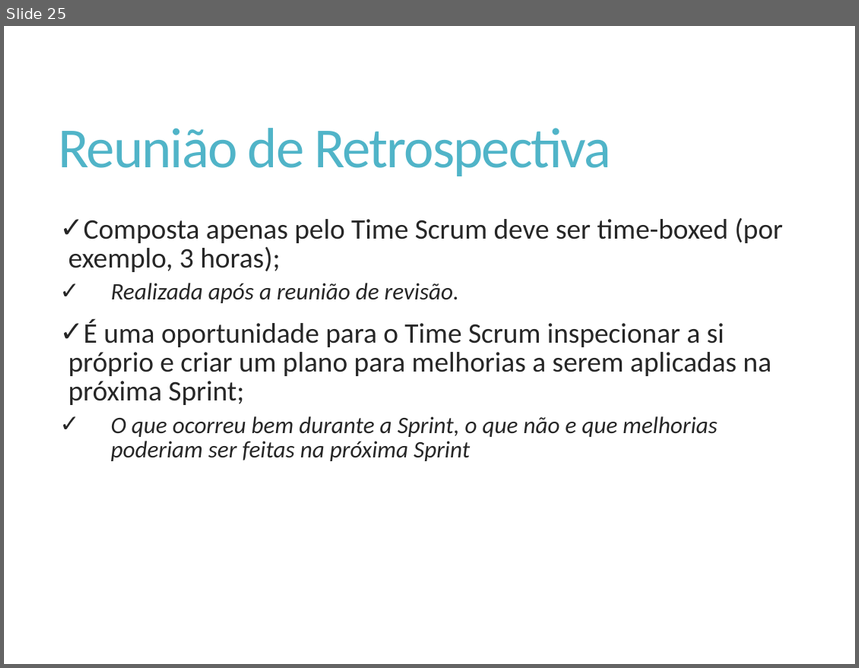
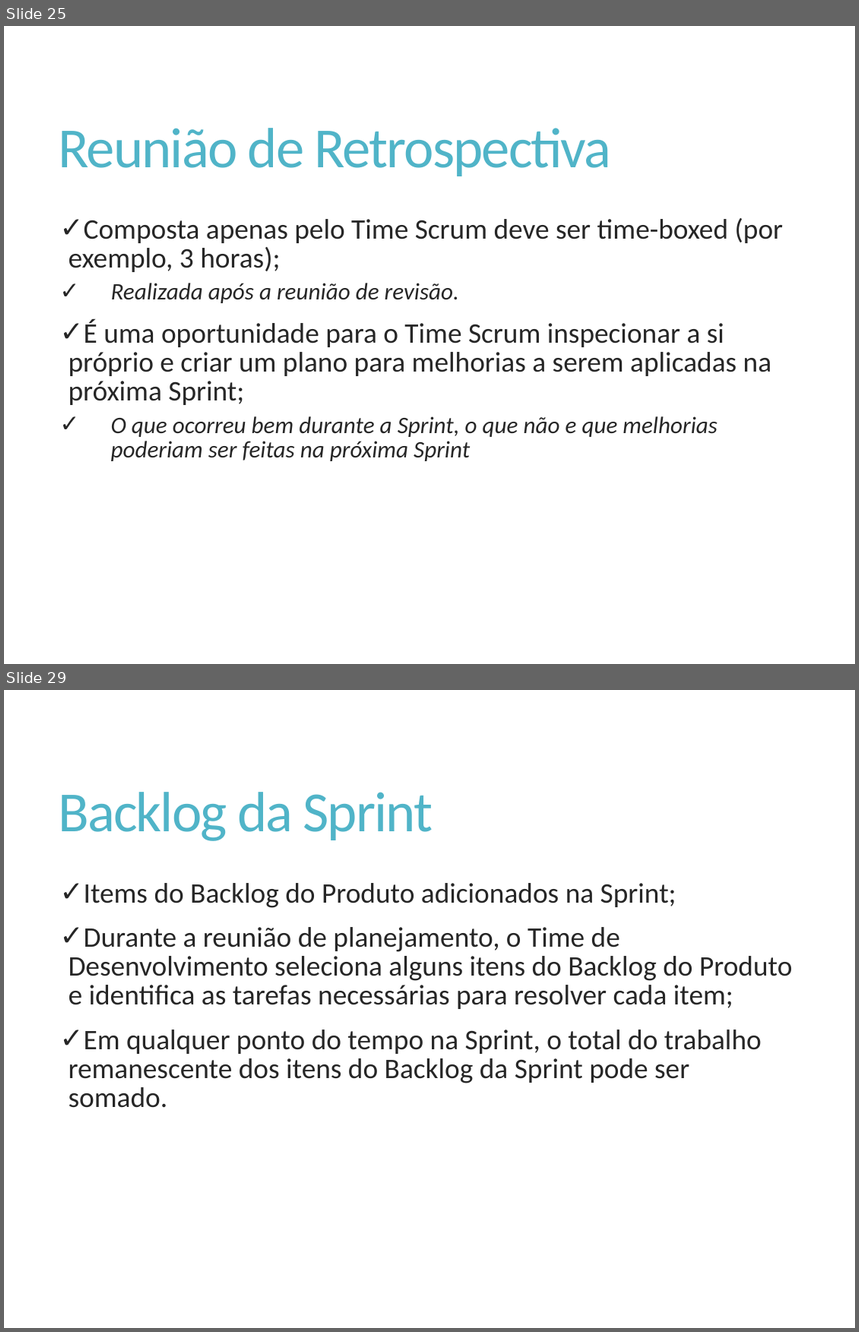
Before and after one commit to Elton-Garbin/TCC-2016, a slide deck: StartIdea/StartIdea.Docs/Apresentacao.pptx. Shown one above the other, each under a label of ours: slide 25 before the commit, slides 25 and 29 after it; the slides between them are not shown. The pictures are 859x668 and 859x1332 pixels, drawn with LibreOffice and Linux fonts; fonts in the diff are those of the drawing. Boxes give left, top, right and bottom in pixels: in the first picture for what was removed or moved away, otherwise in the second. Text is boxed around its words. In the diff, an @@ line names an element or a change of style, - is before the commit and + after.

```diff
--- a/StartIdea/StartIdea.Docs/Apresentacao.pptx
+++ b/StartIdea/StartIdea.Docs/Apresentacao.pptx
@@ slide 29 added at box(4, 690, 855, 1328), background #FFFFFF @@
@@ title added at box(59, 792, 433, 841), 48 pt, text #50B4C8 @@
+Backlog da Sprint
@@ text added at box(69, 883, 792, 1108), 24 pt, text #262626 @@
+✓ Items do Backlog do Produto adicionados na Sprint;
+✓ Durante a reunião de planejamento, o Time de Desenvolvimento seleciona alguns itens do Backlog do Produto e identifica as tarefas necessárias para resolver cada item;
+✓ Em qualquer ponto do tempo na Sprint, o total do trabalho remanescente dos itens do Backlog da Sprint pode ser somado.
```
Also in this commit, not shown: 5 other slides added.
